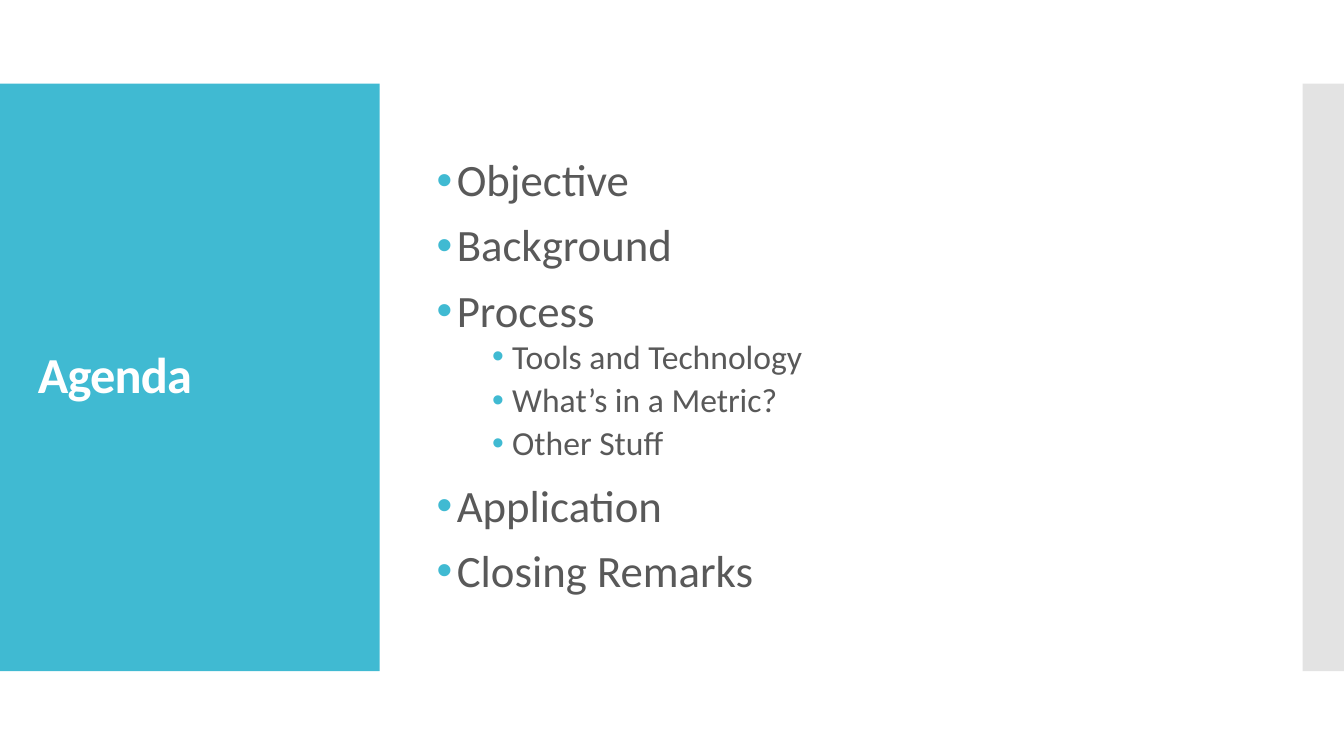
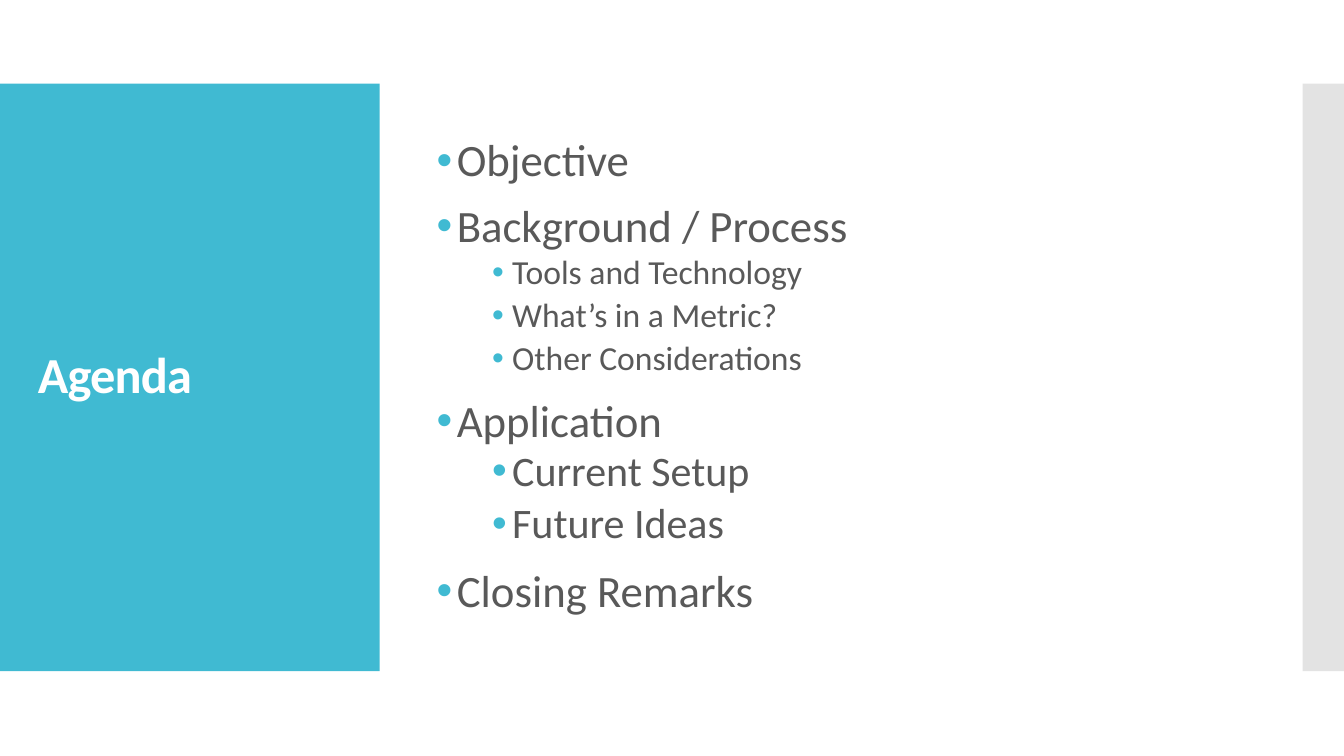
Before and after one commit to jwattier/nycdsa_ccc_nyc, a slide deck: slide 2 of Better Together CCC NYC.pptx. Drawn at 1344x756 pixels with LibreOffice and Linux fonts; fonts in the diff are those of the drawing. Boxes give left, top, right and bottom in pixels: in the first picture for what was removed or moved away, otherwise in the second. Text is boxed around its words. In the diff, an @@ line names an element or a change of style, - is before the commit and + after.

```diff
--- a/Better Together CCC NYC.pptx
+++ b/Better Together CCC NYC.pptx
@@ text at box(457, 211, 847, 250): text changed @@
-• Background
-• Process
+• Background / Process
@@ text at box(512, 346, 801, 370): text changed @@
-  • Other Stuff
+  • Other Considerations
@@ text at box(512, 459, 749, 539): paragraphs added @@
+  • Current Setup
+  • Future Ideas
```
Also in this commit, not shown: 7 other slides changed, 2 slides added, 1 slide removed, 4 other files.
